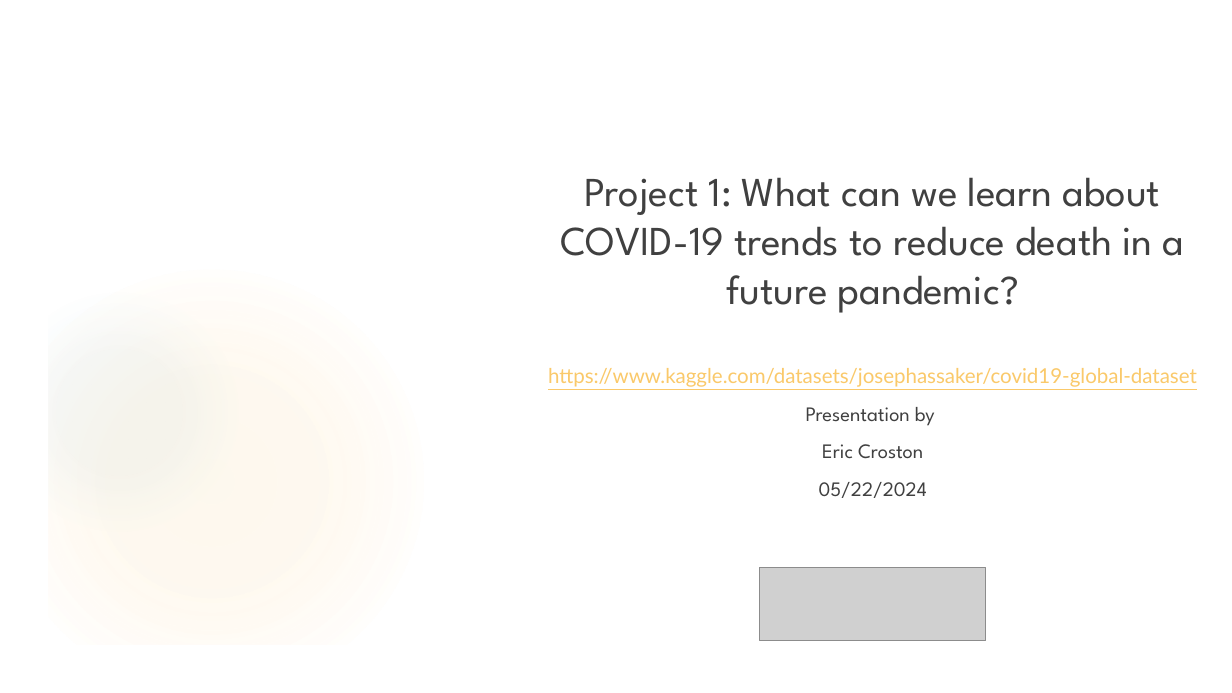
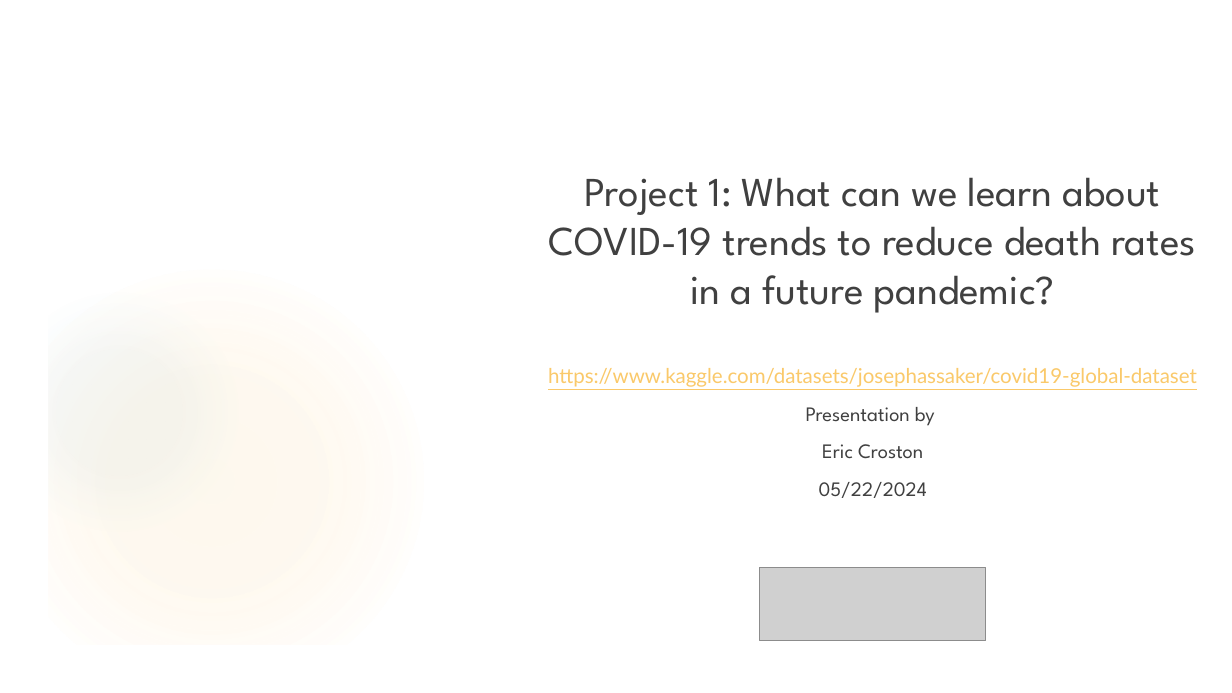
Before and after one commit to skeeling2/Project_1, a slide deck: slide 1 of Project_1_Meenakshi_Sarah_Eric.pptx. Drawn at 1232x693 pixels with LibreOffice and Linux fonts; fonts in the diff are those of the drawing; grey boxes stand for pictures; background and template pictures are left out. Boxes give left, top, right and bottom in pixels: in the first picture for what was removed or moved away, otherwise in the second. Text is boxed around its words. In the diff, an @@ line names an element or a change of style, - is before the commit and + after.

```diff
--- a/Project_1_Meenakshi_Sarah_Eric.pptx
+++ b/Project_1_Meenakshi_Sarah_Eric.pptx
@@ text at bbox=[549, 177, 1196, 313]: text changed @@
-Project 1: What can we learn about COVID-19 trends to reduce death in a future pandemic?
+Project 1: What can we learn about COVID-19 trends to reduce death rates in a future pandemic?
```
Also in this commit, not shown: 1 other slide changed.
